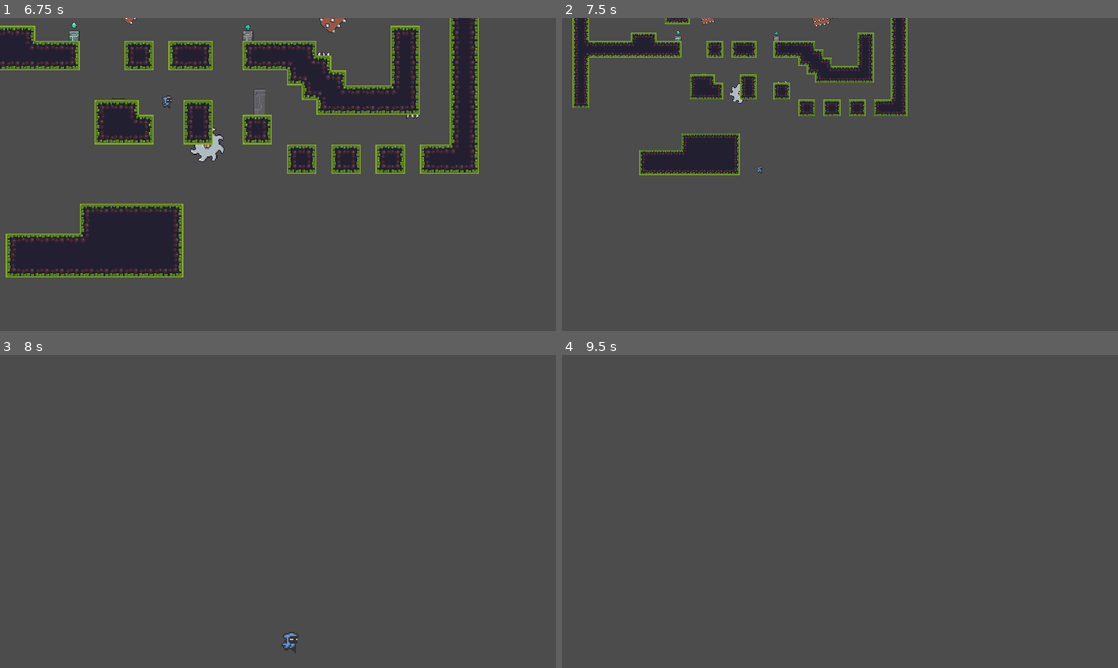
Above: before the commit, frames 1-4 (two rows, left to right).
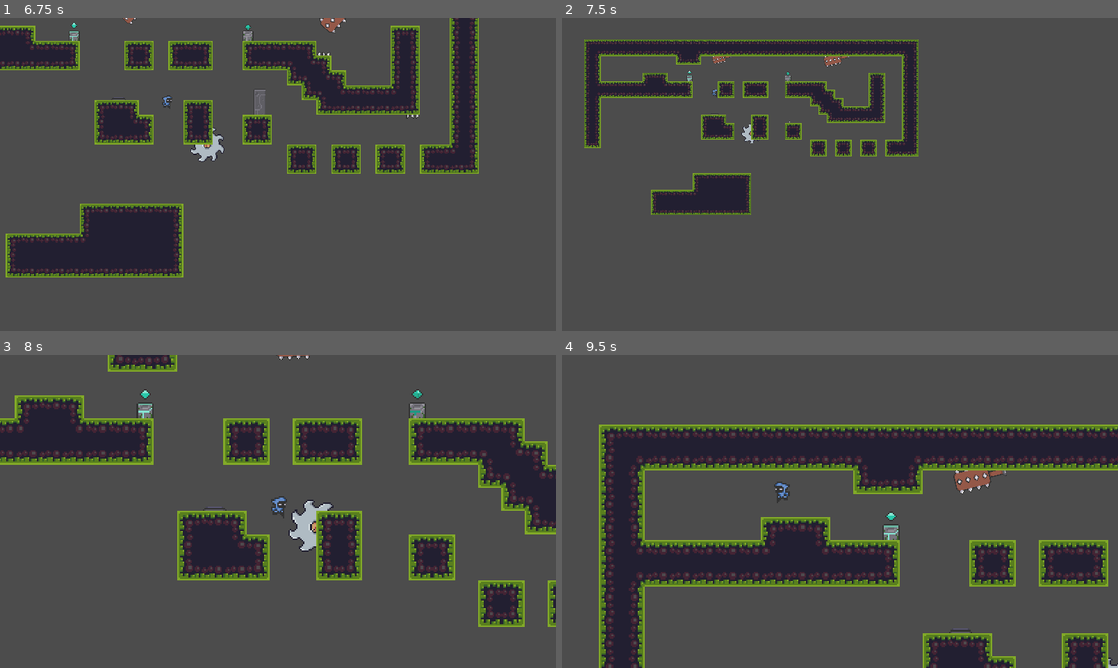
Above: after the commit, the same moments.

Repository: Mike149x/2DGameDraft
Game: Godot game, scene res://Scenes/MainScene.tscn
Two runs of this game, one before a commit and one after it. Both use one fixed random seed, a clock stepped at 60 frames per second and the inputs below.
Inputs:
- Up to frame 1 (6.75 s): hold D (right) 0.53-2.03 s; tap Z (zoom) every 0.75 s from 0.6 to 6.6 s; tap Space (jump) at 0.77, 1.52, 3.02, 3.77, 4.52, 6.02 s; hold A (left) 2.03-4.28 s; tap Backspace (reset) at 4.15 s; hold D (right) from 4.28 s (still down)
- Up to frame 2 (7.5 s): keep holding D (right); tap Space (jump) at 6.77 s; tap Z (zoom) at 7.35 s
- Up to frame 3 (8 s): keep holding D (right); tap Space (jump) at 7.52 s
- Up to frame 4 (9.5 s): release D (right) at 8.03 s; hold A (left) from 8.03 s (still down); tap Z (zoom) at 8.1, 8.85 s; tap Space (jump) at 9.02 s

Frame 1 is identical in both runs. In frame 2, 16% of the frame differs, in the area x 1-65%, y 0-63%; in frame 3, 23%; in frame 4, 33%, in the area x 6-100%, y 22-100%.

Commit message:
Spawnpoints completed

Diff:
--- a/2DGameDraft/Scenes/SpikeTrap.gd
+++ b/2DGameDraft/Scenes/SpikeTrap.gd
@@ -9,3 +9,5 @@
 func _on_Area2D_body_entered(body):
 	if body.is_in_group("Player"):
 		print("player dead")
+		if GameStats.check_reset() == false:
+			body.global_position = GameStats.get_spawn().global_position
--- a/2DGameDraft/Scenes/SpinningBlade.gd
+++ b/2DGameDraft/Scenes/SpinningBlade.gd
@@ -12,3 +12,5 @@
 func _on_Area2D_body_entered(body):
 	if body.is_in_group("Player"):
 		print("player dead")
+		if GameStats.check_reset() == false:
+			body.global_position = GameStats.get_spawn().global_position
--- a/2DGameDraft/Scenes/SwingingTrap.gd
+++ b/2DGameDraft/Scenes/SwingingTrap.gd
@@ -10,3 +10,5 @@
 func _on_Area2D_body_entered(body):
 	if body.is_in_group("Player"):
 		print("player dead")
+		if GameStats.check_reset() == false:
+			body.global_position = GameStats.get_spawn().global_position
